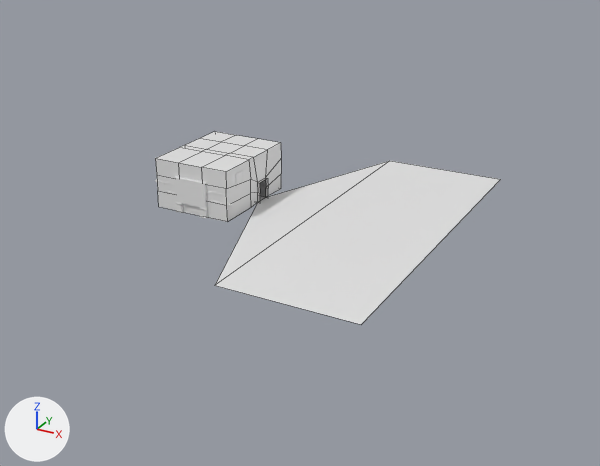
The Blender file Assets/Models/Tavern/Tavern_base.blend, before and after one commit.
One viewpoint serves both versions: a 50 mm lens placed at (11.12, -16.4, 7.57), pointed at (2.0, 0.18, -0.72). Lighting does not change. The marker at lower left points along +X, +Y and +Z. Mesh edges are drawn as thin lines on the coarser meshes.

Names of what the first picture shows: 'LevelBoard', 'Room'.
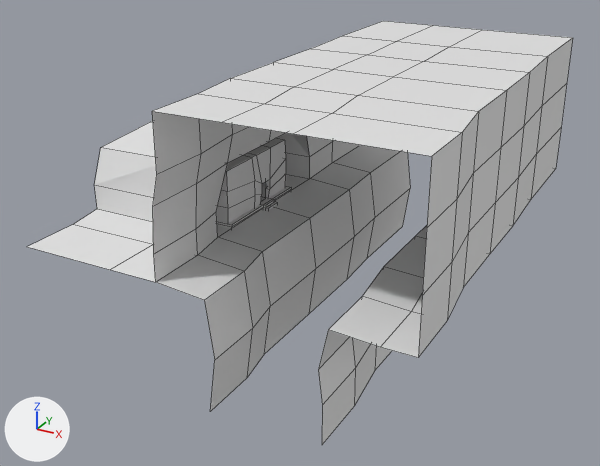
Commit message: improved model of tavern

Boxes [x1, y1, x2, y2] around the edits, measured in the pictures (600 x 466 px):
'Plane', added
    after: [28, 21, 573, 445]
'Room', reshaped, moved
    before: [155, 132, 501, 324]
    after: [216, 138, 286, 223]
'Cube', added
    after: [217, 186, 291, 228]
part 1 of me_plane, built on
    before: [215, 161, 501, 324]
    after: [216, 138, 286, 223]

Edits to the bpy script that builds the scene:
```text
Change me_plane:
    used by ob_room; location = (0.0, 0.0, 0.0)
    remove me_plane.from_pydata(...)  # 90 vertices, 81 faces; spans x -1.53..5.76, y -4.37..4.37, z -0.59..1.24
    add me_plane.from_pydata(...)  # 160 vertices, 162 faces; spans x -1.61..1.14, y -1.64..1.12, z -0.64..1.36
    me_plane part 1
    10 vertices are removed from x 1.09..5.76, y -4.37..4.37, z 0.02..0.55
    7 faces are deleted
    71 vertices are added at x -1.61..1.14, y -1.64..1.12, z -0.64..1.36
    9 new vertices lie (0.0, 0.0, 0.42) away from vertices in x -1.12..1.09, y -1.64..1.09, z 0.41
    88 new faces join them
Add me_cube_012:
    me_cube_012.from_pydata(...)  # 34 vertices, 32 faces; spans x -1.0..1.13, y -1.0..1.0, z -1.0..1.0
Add me_plane_001:
    me_plane_001.from_pydata(...)  # 157 vertices, 132 faces; spans x -1.03..2.96, y -2.12..2.9, z -1.16..1.51
Change ob_room:
    ob_room.location: (0.0, 0.0, 0.0) -> (0.0, 0.0, -0.02)
Add ob_cube:
    ob_cube = bpy.data.objects.new('Cube', me_cube_012)
    ob_cube.location = (0.06, -0.23, -0.1)
    ob_cube.scale = (1.13, 1.41, 0.112)
Add ob_plane:
    ob_plane = bpy.data.objects.new('Plane', me_plane_001)
    ob_plane.location = (0.0, 0.0, -0.08)
    ob_plane.scale = (2.36, 2.21, 2.36)
```
